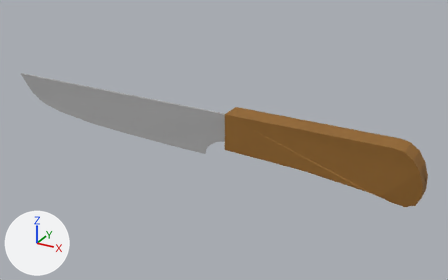
An edit to the Blender file Assets/Art/Models/Knife.blend, drawn before and after from the same camera.
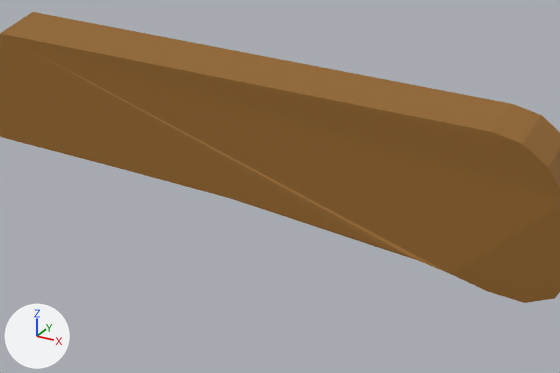
Old and new are each drawn whole from a 50 mm camera at (1.87, -5.37, 2.58) aimed at (-1.14, 0.12, -0.16) and again close up on the part from 50% to 93% of the width and 37% to 83% of the height. Every picture has the same lights, and +X, +Y and +Z are marked at lower left.

Before the edit, the objects in view are built like this:
```python
me_plane = bpy.data.meshes.new('Plane')
me_plane.from_pydata(...)  # 36 vertices, 19 faces; spans x -1.0..1.04, y -0.33..0.25, z -0.07..0.25
me_plane.materials.append(mat_material_002)  # brown #96682b
ob_handle = bpy.data.objects.new('Handle', me_plane)
ob_handle.location = (0.0, 0.0, 0.0)
ob_handle.rotation_euler = (1.571, 0.0, 0.0)  # degrees (90, 0, 0)
ob_handle.scale = (1.0, 1.0, 0.5)
_m = ob_handle.modifiers.new('Mirror', 'MIRROR')
_m.use_axis = (False, False, True)
```
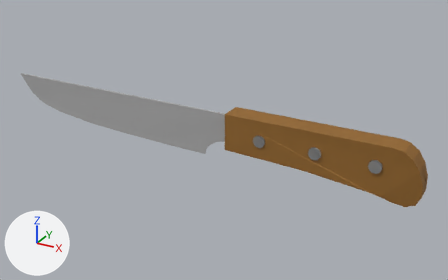
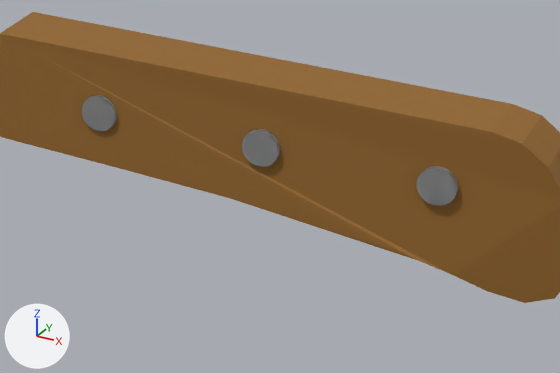
Commit message: Update Knife model.

Where the change shows, as pixel boxes [x1, y1, x2, y2] in the close-ups (560 x 373 px):
'Cylinder.004', added: after [417, 166, 458, 206]
'Cylinder.003', added: after [242, 129, 281, 167]
'Cylinder.005', added: after [82, 95, 117, 131]

The change, as a diff of the scene's bpy script:
```diff
--- a/Assets/Art/Models/Knife.blend.py
+++ b/Assets/Art/Models/Knife.blend.py
@@ me_cylinder_005 @@
+me_cylinder_005.from_pydata(...)  # a 32-sided cylinder along z spanning x -0.065..0.065, y -0.065..0.065, z -0.01..0.01
+me_cylinder_005.materials.append(mat_material_001)  # light grey #d1d1d1
@@ ob_cylinder_005 @@
+ob_cylinder_005 = bpy.data.objects.new('Cylinder.005', me_cylinder_005)
+ob_cylinder_005.parent = ob_handle
+ob_cylinder_005.matrix_parent_inverse = Matrix(((1.0, 0.0, 0.0, 0.0), (0.0, 0.0, 1.0, 0.0), (0.0, -2.0, 0.0, 0.0), (0.0, 0.0, 0.0, 1.0)))
+ob_cylinder_005.location = (-0.6, -0.13, 0.0299)
+ob_cylinder_005.rotation_euler = (1.571, 0.0, 0.0)  # degrees (90, 0, 0)
+_m = ob_cylinder_005.modifiers.new('Mirror', 'MIRROR')
+_m.use_axis = (False, False, True)
@@ ob_cylinder_004 @@
+ob_cylinder_004 = bpy.data.objects.new('Cylinder.004', me_cylinder_005.copy())
+ob_cylinder_004.parent = ob_handle
+ob_cylinder_004.matrix_parent_inverse = Matrix(((1.0, 0.0, 0.0, 0.0), (0.0, 0.0, 1.0, 0.0), (0.0, -2.0, 0.0, 0.0), (0.0, 0.0, 0.0, 1.0)))
+ob_cylinder_004.location = (0.6, -0.13, 0.0299)
+ob_cylinder_004.rotation_euler = (1.571, 0.0, 0.0)  # degrees (90, 0, 0)
+_m = ob_cylinder_004.modifiers.new('Mirror', 'MIRROR')
+_m.use_axis = (False, False, True)
@@ ob_cylinder_003 @@
+ob_cylinder_003 = bpy.data.objects.new('Cylinder.003', me_cylinder_005.copy())
+ob_cylinder_003.parent = ob_handle
+ob_cylinder_003.matrix_parent_inverse = Matrix(((1.0, 0.0, 0.0, 0.0), (0.0, 0.0, 1.0, 0.0), (0.0, -2.0, 0.0, 0.0), (0.0, 0.0, 0.0, 1.0)))
+ob_cylinder_003.location = (0.0, -0.13, 0.0299)
+ob_cylinder_003.rotation_euler = (1.571, 0.0, 0.0)  # degrees (90, 0, 0)
+_m = ob_cylinder_003.modifiers.new('Mirror', 'MIRROR')
+_m.use_axis = (False, False, True)
```
